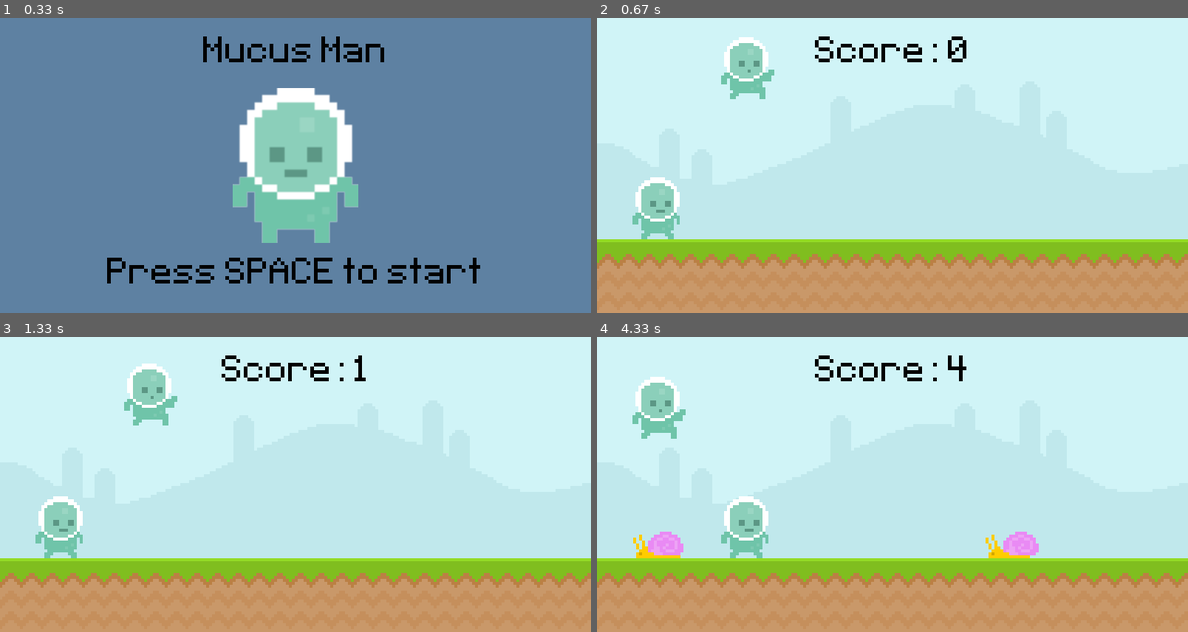
Above: before the commit, frames 1-4 (two rows, left to right).
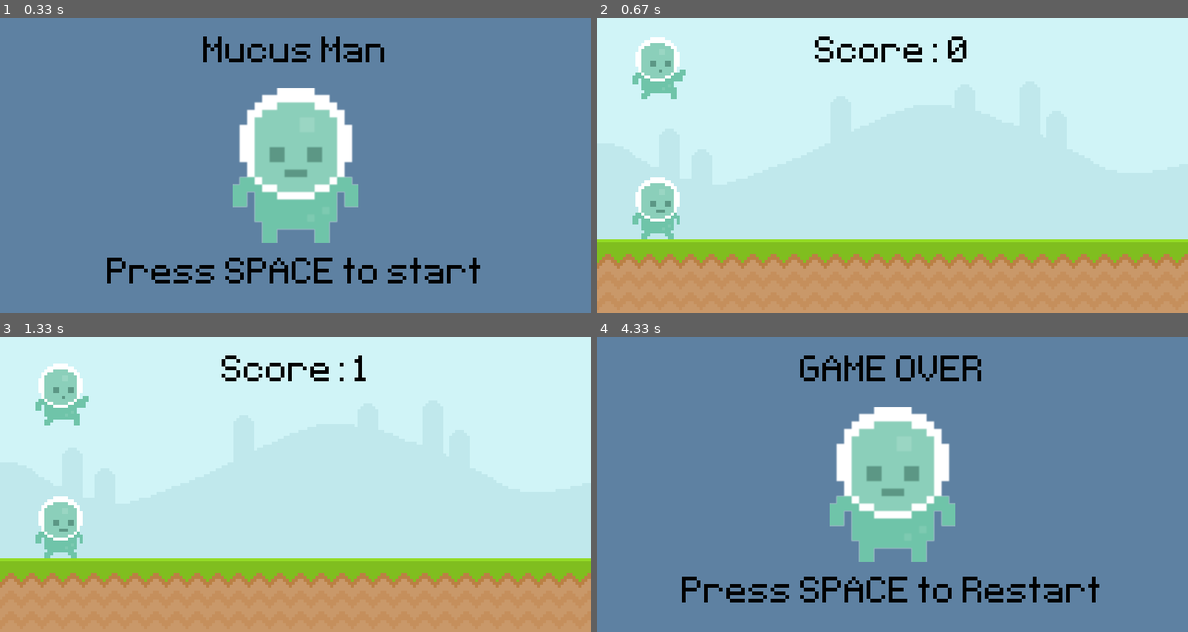
Above: after the commit, the same moments.

Repository: Willmo103/Pygame_intro
Game: pygame game, started from main.py
The game is run twice, just before and just after one commit, with the same random seed, the same clock (stepped at 60 frames per second) and the same inputs.
Inputs:
- Up to frame 1 (0.33 s): no input
- Up to frame 2 (0.67 s): tap Space at 0.33 s
- Up to frame 3 (1.33 s): tap Space at 0.67, 1.07 s
- Up to frame 4 (4.33 s): tap Space at 1.37, 1.9, 2.2, 2.4, 2.7, 2.97, 3.3, 3.6, 3.73, 4.13 s

Frame 1 is identical in both runs. In frame 2, 2.6% of the frame differs, in the area x 6-30%, y 6-28%; in frame 3, 2.6%; in frame 4, 100%, in the area x 0-100%, y 0-100%.

Commit message:
finished game from tutorial, making my own changes

Diff:
--- a/main.py
+++ b/main.py
@@ -11,12 +11,16 @@
         self.player_index = 0
         self.player_jump = pygame.image.load("graphics/Player/jump.png")
         self.image = self.player_walk[self.player_index]
-        self.rect = self.image.get_rect(midbottom = (200, 300))
+        self.rect = self.image.get_rect(midbottom = (80, 300))
         self.gravity = 0
+
+        self.jump_sound = pygame.mixer.Sound('audio/jump.mp3')
+        self.jump_sound.set_volume(0.4)
 
     def player_input(self):
         keys = pygame.key.get_pressed()
         if keys[pygame.K_SPACE] and self.rect.bottom >= 300:
+            self.jump_sound.play()
             self.gravity = -20
 
     def apply_gravity(self):
@@ -76,6 +80,13 @@
         self.rect.x -= 6
         self.destroy()
 
+
+def collision_sprite():
+    collisions = pygame.sprite.spritecollide(player.sprite, obstacle_group, False)
+    if collisions:
+        obstacle_group.empty()
+        return True
+    return False
 
 def update_score():
     time = pygame.time.get_ticks() / 1000
@@ -110,7 +121,8 @@
 # Initialize pygame
 pygame.init()
 screen = pygame.display.set_mode((800, 400))
-pygame.display.set_caption("Runner")
+music_track = pygame.mixer.Sound("audio/music.wav")
+pygame.display.set_caption("Mucus Man 3000")
 clock = pygame.time.Clock()
 test_font = pygame.font.Font("font/Pixeltype.ttf", 80)
 start_time = 0
@@ -194,9 +206,13 @@
 # Fly Animation timer
 fly_animation_timer = pygame.USEREVENT + 3
 pygame.time.set_timer(fly_animation_timer, 100)
+music = False
 
 # enter game loop
 while True:
+    if not music and game_active:
+        music_track.play(loops = -1)
+        music = True
     for event in pygame.event.get():
         if event.type == pygame.QUIT:
             pygame.quit()
@@ -270,17 +286,17 @@
         obstacle_group.update()
 
         # detect player and enemy collisions
-        if obstacle_rect_list:
-            for obstacle in obstacle_rect_list:
-                if player_rect.colliderect(obstacle):
-                    game_active = False
-                    game_lost = True
-                    break
+
+        if collision_sprite():
+            game_active = False
+            game_lost = True
 
     # display the intro/gameover screen
     if not game_active:
         screen.fill((94, 129, 162))
         screen.blit(player_stand, player_stand_rect)
+        music_track.stop()
+        music = False
 
         if game_lost:
             screen.blit(game_over_surface, game_over_rect)
@@ -290,6 +306,7 @@
             screen.blit(start_surface, start_rect)
 
     pygame.display.update()
+
     # setting framerate floor to 60 cycle/sec
     clock.tick(60)
 
@@ -299,3 +316,4 @@
 # use the convert method on images to help pygame handle them better and your game run faster.
 # use rectangles to calculate collisions
 # usr timer to randomize spawning enemies
+# sprite class makes everything easier
